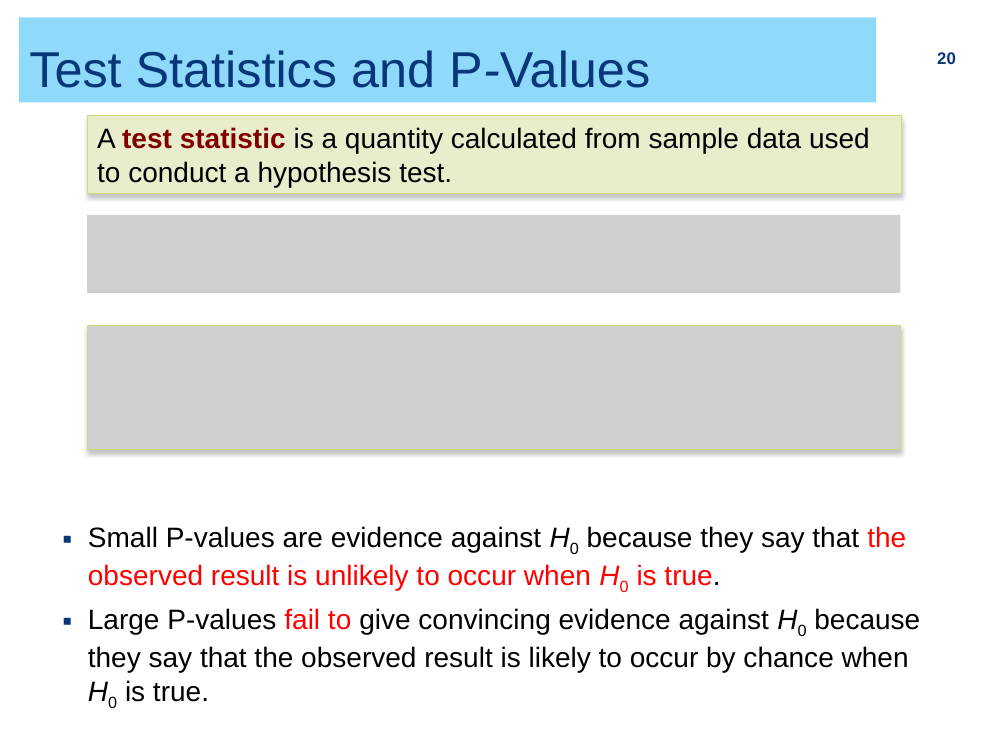
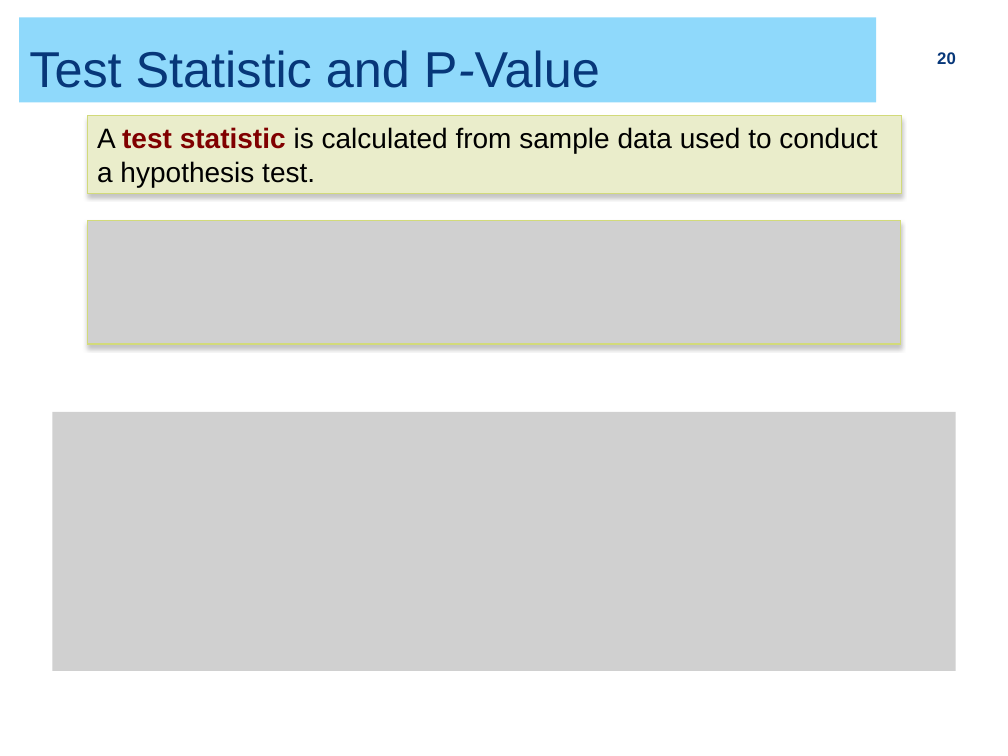
Before and after one commit to ZhiyangGeeZhou/ZhiyangGeeZhou.github.io, a slide deck: slide 20 of attach/UWM/UWM_PH702_2026Fall_Part06.pptx. Drawn at 1008x756 pixels with LibreOffice and Linux fonts; fonts in the diff are those of the drawing; grey boxes stand for pictures. Boxes give left, top, right and bottom in pixels: in the first picture for what was removed or moved away, otherwise in the second. Text is boxed around its words. In the diff, an @@ line names an element or a change of style, - is before the commit and + after.

```diff
--- a/attach/UWM/UWM_PH702_2026Fall_Part06.pptx
+++ b/attach/UWM/UWM_PH702_2026Fall_Part06.pptx
@@ title at [29,50,600,88]: text changed @@
-Test Statistics and P-Values
+Test Statistic and P-Value
@@ text in rectangle at [97,127,877,187]: text changed @@
-A test statistic is a quantity calculated from sample data used to conduct a hypothesis test.
+A test statistic is calculated from sample data used to conduct a hypothesis test.
@@ picture: place and size @@
-picture at [88,215,901,292]
+picture at [88,220,901,344]
@@ picture removed at [88,326,901,450] @@
@@ picture added at [52,412,956,671] @@
@@ text removed at [88,526,920,702] @@
-▪ Small P-values are evidence against H0 because they say that the observed result is unlikely to occur when H0 is true.
-▪ Large P-values fail to give convincing evidence against H0 because they say that the observed result is likely to occur by chance when H0 is true.
```
Also in this commit, not shown: 1 other slide changed.
